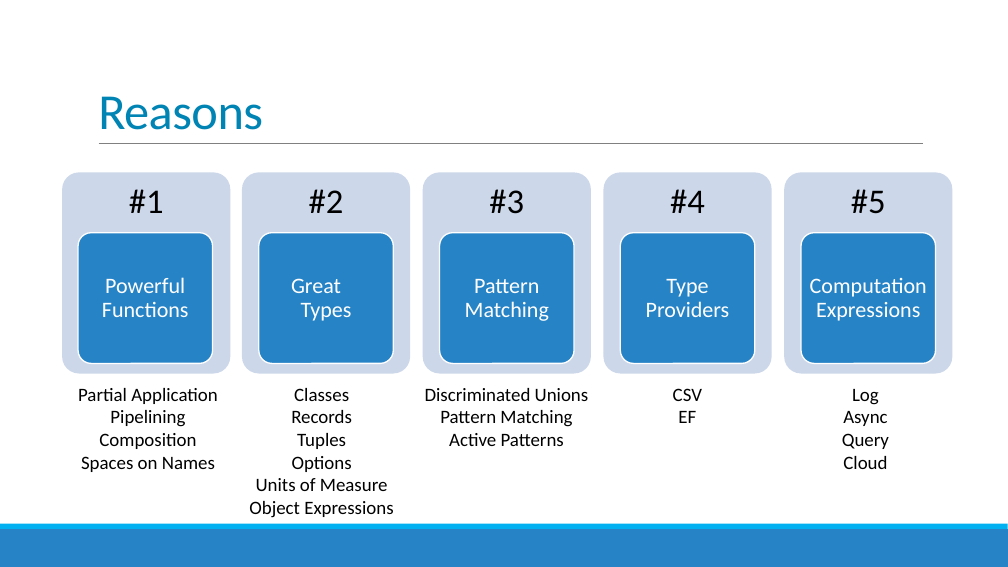
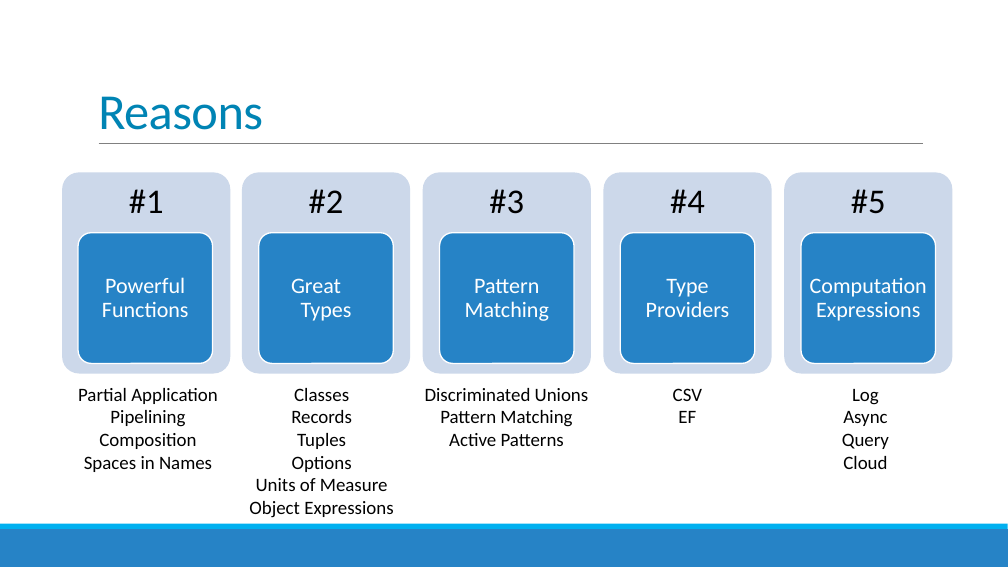
Before and after one commit to jorgef/fivereasons, a slide deck: slide 25 of FiveReasons.pptx. Drawn at 1008x567 pixels with LibreOffice and Linux fonts; fonts in the diff are those of the drawing. Boxes give left, top, right and bottom in pixels: in the first picture for what was removed or moved away, otherwise in the second. Text is boxed around its words. In the diff, an @@ line names an element or a change of style, - is before the commit and + after.

Commit message:
Fixed typo

```diff
--- a/FiveReasons.pptx
+++ b/FiveReasons.pptx
@@ text at [84,456,212,472]: text changed @@
-Spaces on Names
+Spaces in Names
```
